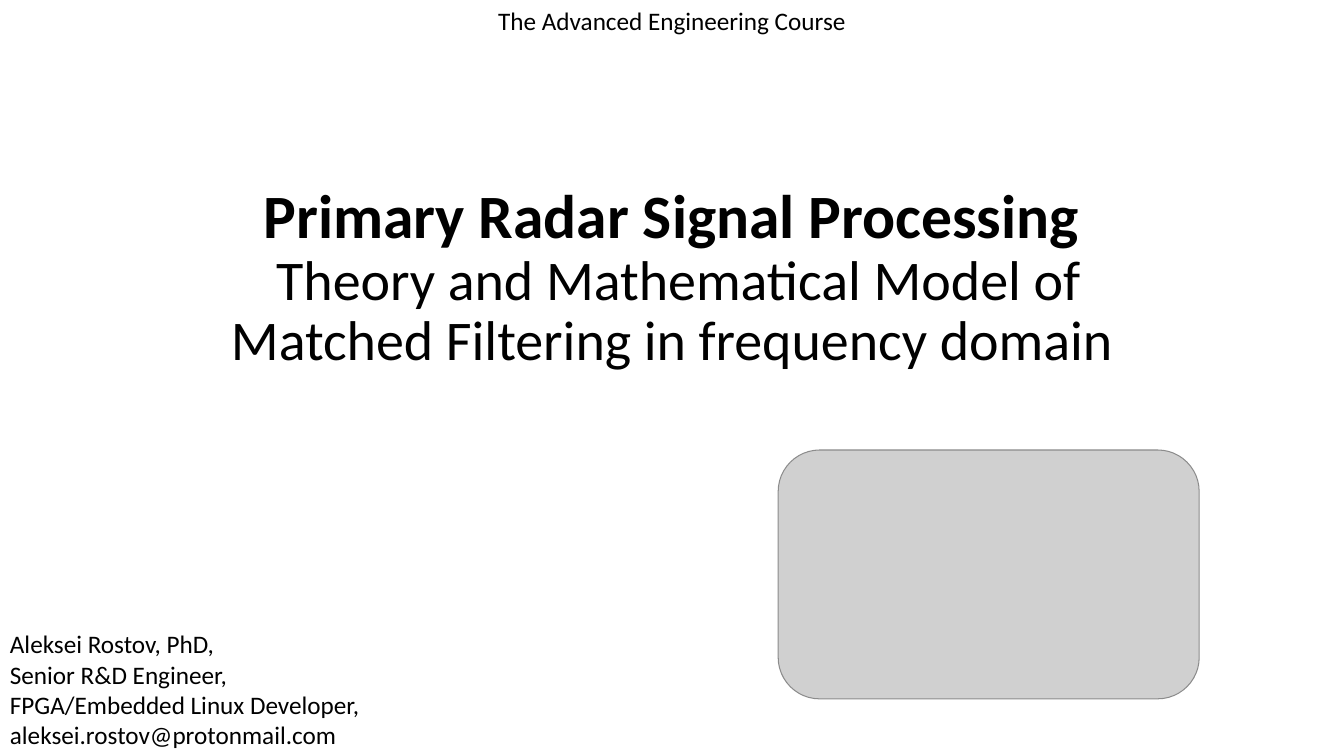
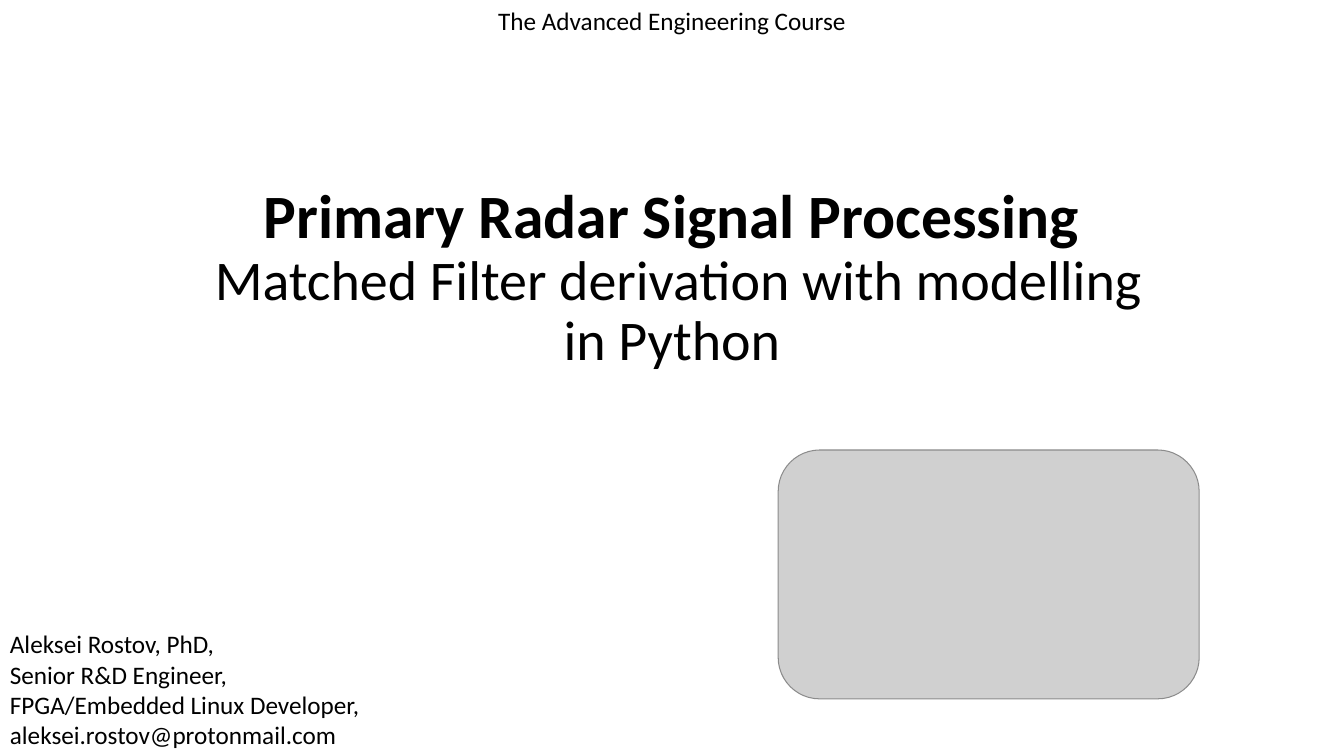
Before and after one commit to farbius/dsp-shorts, a slide deck: slide 1 of Matched Filter.pptx. Drawn at 1344x756 pixels with LibreOffice and Linux fonts; fonts in the diff are those of the drawing; grey boxes stand for pictures. Boxes give left, top, right and bottom in pixels: in the first picture for what was removed or moved away, otherwise in the second. Text is boxed around its words. In the diff, an @@ line names an element or a change of style, - is before the commit and + after.

```diff
--- a/Matched Filter.pptx
+++ b/Matched Filter.pptx
@@ text at (215, 261, 1142, 369): text changed @@
-Theory and Mathematical Model of Matched Filtering in frequency domain
+Matched Filter derivation with modelling in Python
```
Also in this commit, not shown: 1 other slide changed, 1 other file.
